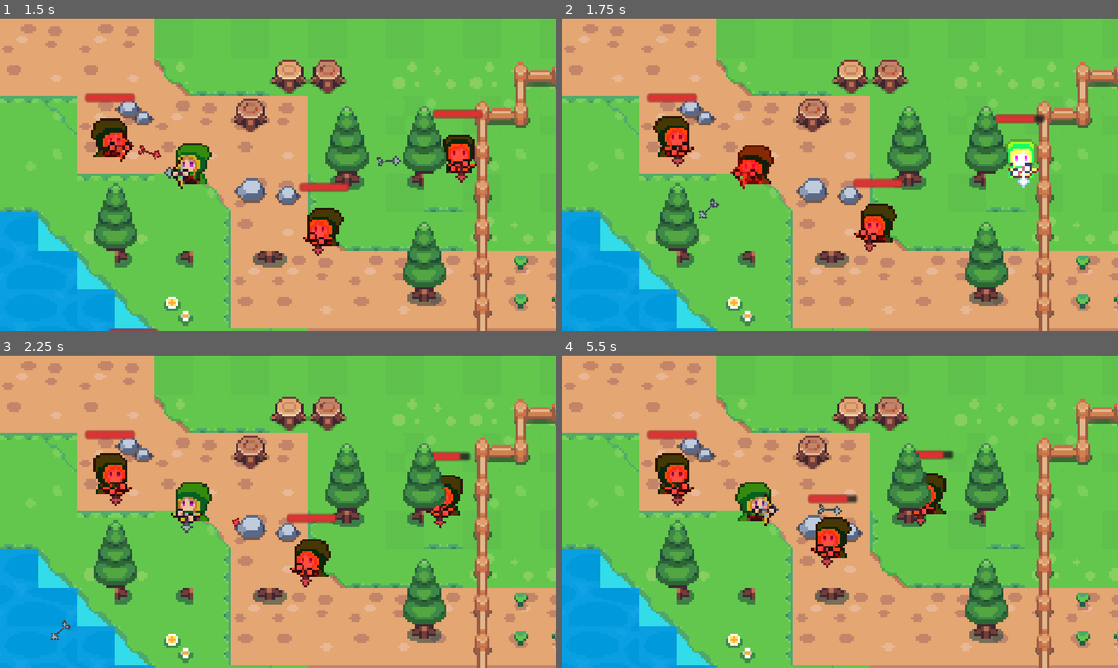
Above: before the commit, frames 1-4 (two rows, left to right).
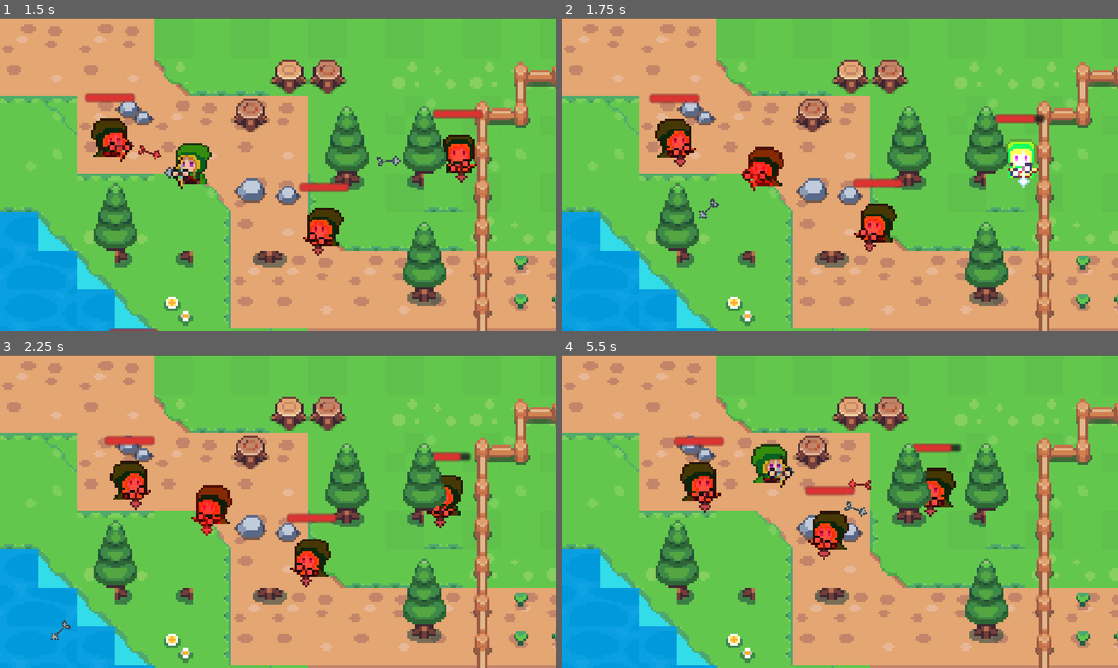
Above: after the commit, the same moments.

Repository: bintanghawley/flank
Game: Godot game, scene res://scene/player/player_archer.tscn
Same seed, same stepped clock (60 frames per second), same inputs: the game is played once before the commit and once after it.
Inputs (mouse positions are in pixels of both pictures, inside the frame that each line leads up to):
- Up to frame 1 (1.5 s): move the mouse to (400, 158) at 0.52 s; hold Shift 0.53-1.28 s; click (400, 158) at 0.67 s; move the mouse to (166, 190) at 1.27 s; tap Shift at 1.35 s; click (166, 190) at 1.42 s
- Up to frame 2 (1.75 s): no input
- Up to frame 3 (2.25 s): move the mouse to (333, 442) at 2.02 s; hold Shift from 2.03 s (still down); click (333, 442) at 2.17 s
- Up to frame 4 (5.5 s): move the mouse to (812, 574) at 2.77 s; release Shift at 2.78 s; tap Shift at 2.85, 4.35 s; click (812, 574) at 2.92 s; move the mouse to (1006, 558) at 3.52 s; hold Shift 3.53-4.28 s; click (1006, 558) at 3.67 s; move the mouse to (673, 464) at 4.27 s; click (673, 464) at 4.42 s; move the mouse to (867, 511) at 5.02 s; hold Shift from 5.03 s (still down); click (867, 511) at 5.17 s

Frame 1 is identical in both runs. In frame 2, 1.5% of the frame differs, in the area x 15-40%, y 24-56%; in frame 3, 3.2%; in frame 4, 5.9%, in the area x 15-72%, y 24-68%.

Commit message:
feat: tambah knockback saat karakter terkena damage

Diff:
--- a/scene/enemy/enemy.gd
+++ b/scene/enemy/enemy.gd
@@ -138,7 +138,7 @@
 	if is_touching_player and player != null and is_instance_valid(player):
 		if damage_timer <= 0.0:
 			if player.has_method("take_damage"):
-				player.take_damage(contact_damage)
+				player.take_damage(contact_damage, global_position)
 			damage_timer = attack_cooldown
 
 
@@ -488,7 +488,7 @@
 		# Langsung berikan damage jika cooldown siap
 		if damage_timer <= 0.0:
 			if player.has_method("take_damage"):
-				player.take_damage(contact_damage)
+				player.take_damage(contact_damage, global_position)
 			damage_timer = attack_cooldown
 
 
--- a/scene/player/player_archer.gd
+++ b/scene/player/player_archer.gd
@@ -31,6 +31,13 @@
 # =========================
 @export var max_health: int = 10
 var current_health: int = 10
+
+# =========================
+# KNOCKBACK SETTINGS
+# =========================
+@export var knockback_strength: float = 380.0 # Kekuatan dorongan saat terkena hit
+var knockback_velocity: Vector2 = Vector2.ZERO
+var knockback_decay: float = 1400.0           # Kecepatan redaman dorongan knockback
 
 
 func _ready():
@@ -74,71 +81,58 @@
 
 
 	# =====================================================
+	# KNOCKBACK DECAY
+	# =====================================================
+	if knockback_velocity != Vector2.ZERO:
+		knockback_velocity = knockback_velocity.move_toward(Vector2.ZERO, knockback_decay * delta)
+
+	# =====================================================
 	# MOVEMENT
 	# =====================================================
+
+	var move_velocity := Vector2.ZERO
 
 	if is_moving:
 
 		# Jangan bergerak jika sedang dalam animasi menembak
 		if is_attacking:
-			velocity = Vector2.ZERO
-			move_and_slide()
-			return
-
-		# Tentukan kecepatan
-		var current_speed := NORMAL_SPEED
-
-		if Input.is_key_pressed(KEY_SHIFT):
-			current_speed = SPRINT_SPEED
-
-
-		# Arah menuju target
-		var direction := global_position.direction_to(target_position)
-
-
-		# Gerakkan CharacterBody2D
-		velocity = direction * current_speed
-
-		move_and_slide()
-
-
-		# Update arah animasi
-		update_direction_animation(direction)
-
-
-		# =================================================
-		# SUDAH SAMPAI TUJUAN
-		# =================================================
-
-		if global_position.distance_to(target_position) < 2.0:
-
-			global_position = target_position
-
-			velocity = Vector2.ZERO
-			is_moving = false
-
-			if not is_attacking:
-				play_idle_animation()
-
-
-		# =================================================
-		# MENABRAK SESUATU
-		# =================================================
-
-		elif get_slide_collision_count() > 0:
-
-			velocity = Vector2.ZERO
-			is_moving = false
-
-			if not is_attacking:
-				play_idle_animation()
-
-
-		return
-
-
-	# Pastikan velocity berhenti ketika tidak bergerak
-	velocity = Vector2.ZERO
+			move_velocity = Vector2.ZERO
+		else:
+			# Tentukan kecepatan
+			var current_speed := NORMAL_SPEED
+
+			if Input.is_key_pressed(KEY_SHIFT):
+				current_speed = SPRINT_SPEED
+
+			# Arah menuju target
+			var direction := global_position.direction_to(target_position)
+
+			# Kecepatan jalan
+			move_velocity = direction * current_speed
+
+			# Update arah animasi
+			update_direction_animation(direction)
+
+			# =================================================
+			# SUDAH SAMPAI TUJUAN
+			# =================================================
+			if global_position.distance_to(target_position) < 2.0:
+				global_position = target_position
+				is_moving = false
+				if not is_attacking:
+					play_idle_animation()
+
+			# =================================================
+			# MENABRAK SESUATU
+			# =================================================
+			elif get_slide_collision_count() > 0:
+				is_moving = false
+				if not is_attacking:
+					play_idle_animation()
+
+	# Gabungkan kecepatan gerakan pemain dan gaya dorong knockback
+	velocity = move_velocity + knockback_velocity
+	move_and_slide()
 
 
 # =========================================================
@@ -466,17 +460,36 @@
 
 
 # =========================================================
-# MENERIMA DAMAGE DARI MUSUH
-# =========================================================
-
-func take_damage(amount: int):
+# MENERIMA DAMAGE DARI MUSUH & KNOCKBACK
+# =========================================================
+
+func take_damage(amount: int, source_position: Vector2 = Vector2.ZERO):
 	current_health -= amount
-	print("Archer terkena kontak musuh! Sisa HP: ", current_health)
+	print("Archer terkena serangan! Sisa HP: ", current_health)
+
+	# Tentukan arah dorongan knockback (menjauh dari sumber serangan)
+	var knockback_dir := Vector2.ZERO
+	if source_position != Vector2.ZERO and source_position != global_position:
+		knockback_dir = source_position.direction_to(global_position)
+	else:
+		# Jika posisi sumber tidak diketahui, dorong ke belakang arah hadap
+		knockback_dir = -last_direction
+
+	# Terapkan gaya dorong knockback
+	apply_knockback(knockback_dir * knockback_strength)
 
 	# Efek kedip merah saat terkena serangan
 	modulate = Color(2.5, 0.3, 0.3)
 	await get_tree().create_timer(0.12).timeout
-	modulate = Color.WHITE
+	if is_instance_valid(self):
+		modulate = Color.WHITE
 
 	if current_health <= 0:
 		print("Archer Kalah!")
+
+
+func apply_knockback(force: Vector2):
+	knockback_velocity = force
+	# Batalkan pergerakan mouse klik satu kali agar dorongan terasa nyata
+	if not Input.is_mouse_button_pressed(MOUSE_BUTTON_RIGHT):
+		is_moving = false
--- a/scene/projectile/arrow.gd
+++ b/scene/projectile/arrow.gd
@@ -39,5 +39,5 @@
 
 		if target.is_in_group("player") or target.name == "Player_Archer":
 			if target.has_method("take_damage"):
-				target.take_damage(damage)
+				target.take_damage(damage, global_position)
 			queue_free()
